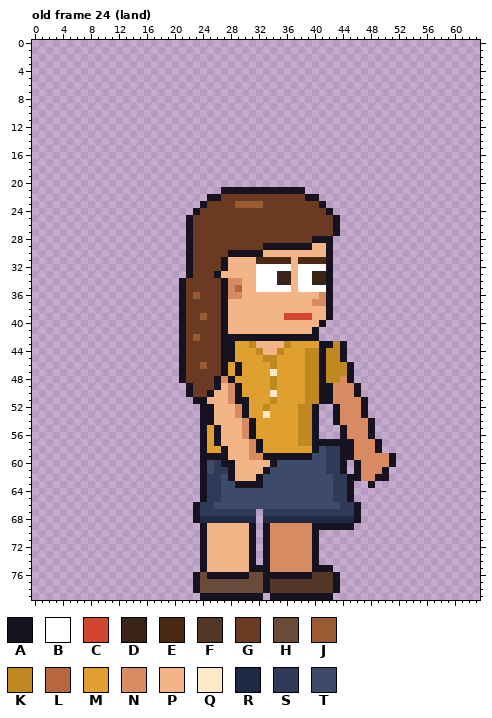
Pixel-art file: sprites/clients/client_agent_a_right_anim.aseprite. The first picture shows the starting point.
64x80 pixels, 123 frames. Colours within 5 levels of each other are drawn and written as one. Shown: old frame 24 (land). The commit also changed other frames, which this record leaves out.
Visible layers, top first: "Arm Top", "Hair", "Face", "Watch", "Near Arm", "Collar", "Belt", "Shirt", "Body", "Back Arm", "Pants", "Shoes".
Palette (. is transparent): A #17121f  B #ffffff  C #d2452e  D #3a2418  E #4a2812  F #523626  G #6a3a22  H #6a4a38  J #9a5a32  K #c08820  L #b8663f  M #e0a030  N #d88a62  P #f3b488  Q #fcebc8  R #1e2a44  S #2e3a58  T #3e4a6a
Pixels before, old frame 24 (land) (only the part around the change), first column x 0:
 9 ..........................................................
10 ..........................................................
11 ..........................................................
12 ..........................................................
13 ..........................................................
14 ..........................................................
15 ..........................................................
16 ..........................................................
17 ..........................................................
18 ..........................................................
19 ..........................................................
20 ..........................................................
21 ...........................AAAAAAAAAAAA...................
22 .........................AAGGGGGGGGGGGGAA.................
23 ........................AGGGGJJJJGGGGGGGGA................
24 .......................AGGGGGGGGGGGGGGGGGGA...............
25 ......................AGGGGGGGGGGGGGGGGGGGGA..............
26 ......................AGGGGGGGGGGGGGGGGGGGGA..............
27 ......................AGGGGGGGGGGGGGGGGGGGGA..............
28 ......................AGGGGGGGGGGGGGGGGGAAA...............
29 ......................AGGGGGGGGGGAAAAAAAPPA...............
30 ......................AGGGGGAAAAAPPPPPPPPPA...............
31 ......................AGGGGAPPPPEEEEEPEEEEA...............
32 ......................AGGGGAPPPPBBBBBPBBBBA...............
33 ......................AGGGAPPPPPBBBDDPBBDDA...............
34 .....................AGGGGGANNPPBBBDDPBBDDA...............
35 .....................AGGGGGANLPPBBBBBPBBBBA...............
36 .....................AGJGGGANNPPPPPPPPPPPNA...............
37 .....................AGGGGGAPPPPPPPPPPPPNNA...............
38 .....................AGGGGGAPPPPPPPPPPPPPPA...............
39 .....................AGGJGGAPPPPPPPPCCCCPPA...............
40 .....................AGGGGGAPPPPPPPPPPPPPA................
41 .....................AGGGGGAPPPPPPPPPPPPA.................
42 .....................AGJGGGAAAAAAAAAAAAAA.................
43 .....................AGGGGGAAMMKPPPPKMMMMAAKA.............
44 .....................AGGGGGAAMMMKPPKMMMKKAKKA.............
45 .....................AGGGGGAAMMMMKKMMMMKKAKKA.............
46 .....................AGGJGGAMAMMMMKMMMMKKAKKKA............
47 .....................AGGGGGAMAMMMMQMMMMKKAKKKA............
48 .....................AGGGGANAMMMMMKMMMMKKAKKNA............
49 ......................AGGGAPNAMMMMKMMMMKKAANNNA...........
50 ......................AGGAPPNAMMMMQMMMMKKAANNNA...........
51 .......................AAPPPNAAMMMKMMMMKKAANNNNA..........
52 ........................AAPPPNAMMKMMMMKKA..ANNNA..........
53 ........................AAPPPNAMMQMMMMKKA..ANNNA..........
54 ........................AAPPPPNAMMMMMMKKA..ANNNNA.........
55 ........................AMAPPPNAMMMMMMKKA...ANNNA.........
56 ........................AMAPPPNAMMMMMMKKA...ANNNA.........
57 ........................AMAPPPPNAMMMMMKKAAAAAANNNA........
58 ........................AMMAPPPNAMMMMMMMATSSAANNNA........
59 ........................AAAAPPPNNAAAAAAATTSSAANNNNNA......
60 ........................ATSAAPPPPPATTTTTTTSSA.ANNNNA......
61 ........................ATSSAPPPPATTTTTTTTSSA.ANNNA.......
62 ........................ASSTAPPPATTTTTTTTTTSSAANNAA.......
63 ........................ASSTTAAAATTTTTTTTTTSSA..A.........
64 ........................ASSTTTTTTTTTTTTTTTTSSA............
65 ........................ASSTTTTTTTTTTTTTTTTSSA............
66 .......................ASSTTTTTTTTTTTTTTTTTTSSA...........
67 .......................ASSSSSSSS.SSSSSSSSSSSSSA...........
68 .......................ARRRRRRRR.RRRRRRRRRRRRRA...........
69 ........................APPPPPPA.ANNNNNNAAAAAA............
70 ........................APPPPPPA.ANNNNNNA.................
71 ........................APPPPPPA.ANNNNNNA.................
72 ........................APPPPPPA.ANNNNNNA.................
73 ........................APPPPPPA.ANNNNNNA.................
74 ........................APPPPPPA.ANNNNNNA.................
75 ........................APPPPPPAAANNNNNNAAA...............
76 .......................AHAAAAAAHHAAAAAAAFFFA..............
New version:
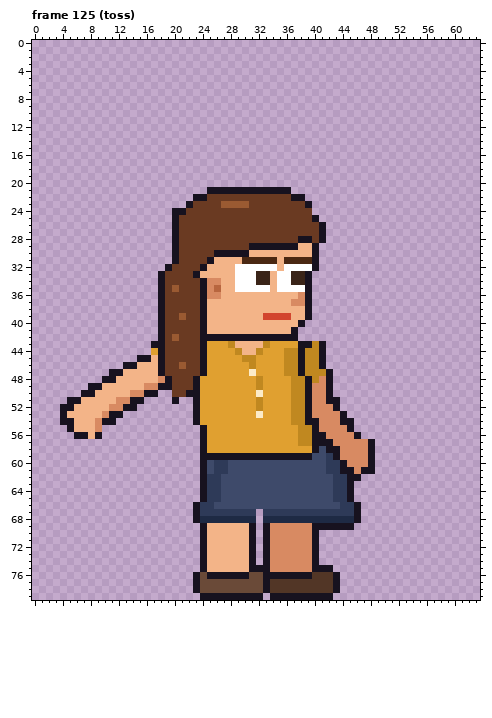
A new or re-ordered frame is compared with the old frame closest to it.
From old to new:
frames 123 -> 129
Frame 125 (toss) is new; against old frame 24 (land):
y 21: x 25..26 .. -> AA; x 37..38 AA -> ..
y 22: x 23..26 ..AA -> AAGG; x 37..40 GGAA -> AA..
y 23: x 22..24 ..A -> AGG; x 27..28 GG -> JJ; x 31..32 JJ -> GG; x 39..41 GGA -> A..
y 24: x 20..23 ...A -> AAGG; x 40..42 GGA -> ...
y 25: x 20..22 ..A -> AGG; x 40..43 GGGA -> A...
y 26..27: x 20..22 ..A -> AGG; x 41..43 GGA -> A..
y 28: x 20..22 ..A -> AGG; x 38..40 GGA -> AAG; x 42 A -> .
y 29: x 20..22 ..A -> AGG; x 31..32 GG -> AA; x 38..42 AAPPA -> PPA..
y 30: x 20..22 ..A -> AGG; x 26..27 GG -> AA; x 31..32 AA -> PP; x 40..42 PPA -> A..
y 31: x 20..22 ..A -> AGG; x 25..27 GGA -> APP; x 30..31 PP -> EE; x 35 E -> P; x 37 P -> E; x 40..42 EEA -> A..
y 32: x 19..22 ...A -> AGGG; x 24..27 GGGA -> APPP; x 29..31 PPP -> BBB; x 35 B -> P; x 37 P -> B; x 40..42 BBA -> A..
y 33: x 18..26 ....AGGGA -> AGGGGAPPP; x 29..42 PPPBBBDDPBBDDA -> BBBDDPBBDDA...
y 34: x 18..21 ...A -> AGGG; x 24..42 GGGANNPPBBBDDPBBDDA -> ANNPPBBBDDPBBDDA...
y 35: x 18..21 ...A -> AGJG; x 24..31 GGGANLPP -> ANLPPBBB; x 34 B -> P; x 37 P -> B; x 39..42 BBBA -> A...
y 36: x 18..21 ...A -> AGGG; x 23..29 JGGGANN -> GANNPPP; x 38..42 PPPNA -> NA...
y 37: x 18..21 ...A -> AGGG; x 24..27 GGGA -> APPP; x 37..42 PPPNNA -> NNA...
y 38: x 18..21 ...A -> AGGG; x 24..27 GGGA -> APPP; x 39..42 PPPA -> A...
y 39: x 18..21 ...A -> AGGJ; x 24..27 JGGA -> APPP; x 33..35 PPP -> CCC; x 37..42 CCCPPA -> PPA...
y 40: x 18..21 ...A -> AGGG; x 24..27 GGGA -> APPP; x 38..41 PPPA -> A...
y 41: x 18..21 ...A -> AGGG; x 24..27 GGGA -> APPP; x 37..40 PPPA -> A...
y 42: x 18..21 ...A -> AGJG; x 23..26 JGGG -> GAAA; x 38..40 AAA -> ...
y 43: x 17..21 ....A -> AAGGG; x 24..31 GGGAAMMK -> AMMMKPPP; x 33..36 PPPK -> KMMM; x 38..40 MMM -> AAK; x 42..44 AKA -> ...
y 44: x 17..21 ....A -> MAGGG; x 24..31 GGGAAMMM -> AMMMMKPP; x 33..38 PPKMMM -> MMMKKA; x 42..44 KKA -> ...
y 45: x 15..21 ......A -> AAPAGGG; x 24..28 GGGAA -> AMMMM; x 30..31 MM -> KK; x 33..34 KK -> MM; x 36..38 MMM -> KKA; x 42..44 KKA -> ...
y 46: x 13..21 ........A -> AAPPPAGGJ; x 24..27 JGGA -> AMMM; x 29 A -> M; x 31 M -> K; x 34 K -> M; x 36..38 MMM -> KKA; x 42..45 KKKA -> ....
y 47: x 11..21 ..........A -> AAPPPPPAGGG; x 24..27 GGGA -> AMMM; x 29 A -> M; x 31 M -> Q; x 34 Q -> M; x 36..38 MMM -> KKA; x 41..45 AKKKA -> KA...
y 48: x 10..21 ...........A -> AAPPPPPPNAGG; x 23..28 GGGANA -> AMMMMM; x 32 M -> K; x 34 K -> M; x 37..39 MMK -> KKA; x 41..45 AKKNA -> NA...
y 49: x 8..29 ..............AGGGAPNA -> AAPPPPPPNNAAGGGAMMMMMM; x 32 M -> K; x 34 K -> M; x 37..41 MMKKA -> KKANN; x 43..46 NNNA -> ....
y 50: x 7..17 ........... -> AAPPPPPNNAA; x 20..21 .. -> GG; x 23..29 GGAPPNA -> AMMMMMM; x 32 M -> Q; x 34 Q -> M; x 37..41 MMKKA -> KKANN; x 43..46 NNNA -> ....
y 51: x 5..15 ........... -> AAPPPPPNNAA; x 20 . -> A; x 24..30 APPPNAA -> MMMMMMM; x 32 M -> K; x 34 K -> M; x 37..41 MMKKA -> KKANN; x 43..47 NNNNA -> A....
y 52: x 4..14 ........... -> AAPPPPPNNAA; x 23..30 .AAPPPNA -> AMMMMMMM; x 32..33 MK -> KM; x 37 M -> K; x 39..42 KA.. -> ANNN; x 44..47 NNNA -> ....
y 53: x 4..12 ......... -> APPPPPNAA; x 23..30 .AAPPPNA -> AMMMMMMM; x 32..33 MQ -> QM; x 37 M -> K; x 39..47 KA..ANNNA -> ANNNNA...
y 54: x 4..11 ........ -> AAPPPNAA; x 23..31 .AAPPPPNA -> AMMMMMMMM; x 37 M -> K; x 39 K -> A; x 41..48 ..ANNNNA -> NNNAA...
y 55: x 5..9 ..... -> APPPN; x 26..31 APPPNA -> MMMMMM; x 41..48 ...ANNNA -> NNNNA...
y 56: x 6..9 .... -> AAPA; x 26..31 APPPNA -> MMMMMM; x 41..44 ...A -> ANNN; x 46..48 NNA -> A..
y 57: x 26..32 APPPPNA -> MMMMMMM; x 43..45 AAA -> NNN; x 48..49 NA -> A.
y 58: x 27..32 APPPNA -> MMMMMM; x 42..45 SSAA -> AANN; x 48..49 NA -> A.
y 59: x 28..32 PPPNN -> AAAAA; x 43..45 SAA -> ANN; x 48..51 NNNA -> A...
y 60: x 27..34 AAPPPPPA -> STTTTTTT; x 45..46 .A -> NN; x 48..51 NNNA -> A...
y 61: x 28..33 APPPPA -> TTTTTT; x 45..50 .ANNNA -> ANAA..
y 62: x 28..32 APPPA -> TTTTT; x 47..50 NNAA -> ....
y 63: x 29..32 AAAA -> TTTT; x 48 A -> .
Where, in picture pixels (left, top, right, bottom), the same in both pictures:
changed: (60, 187, 396, 488)
